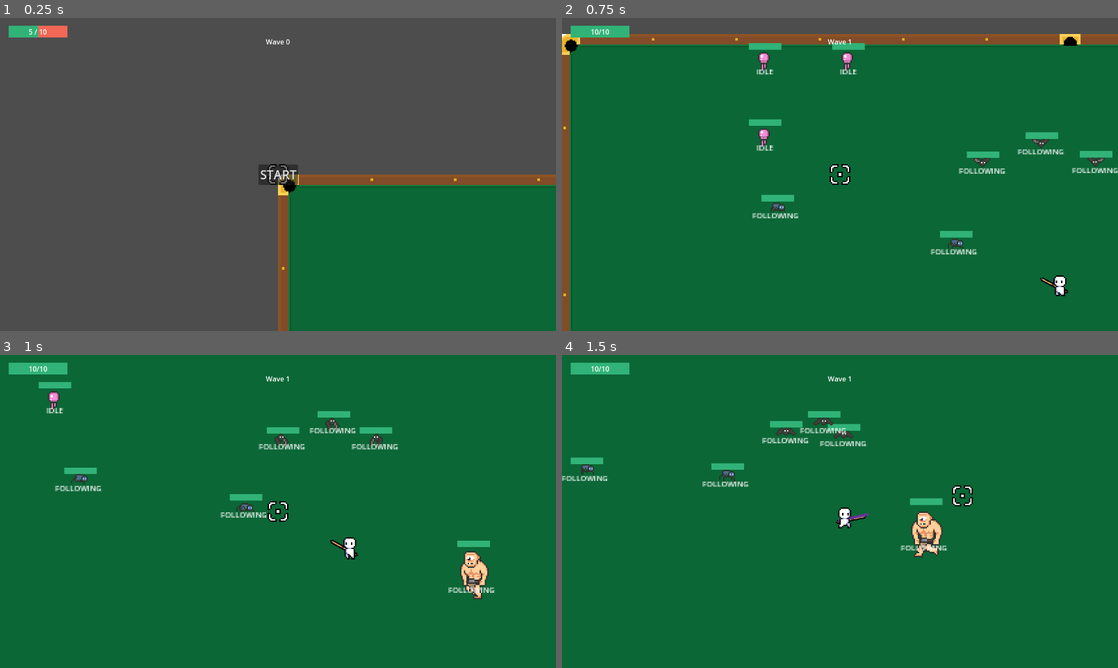
Above: before the commit, frames 1-4 (two rows, left to right).
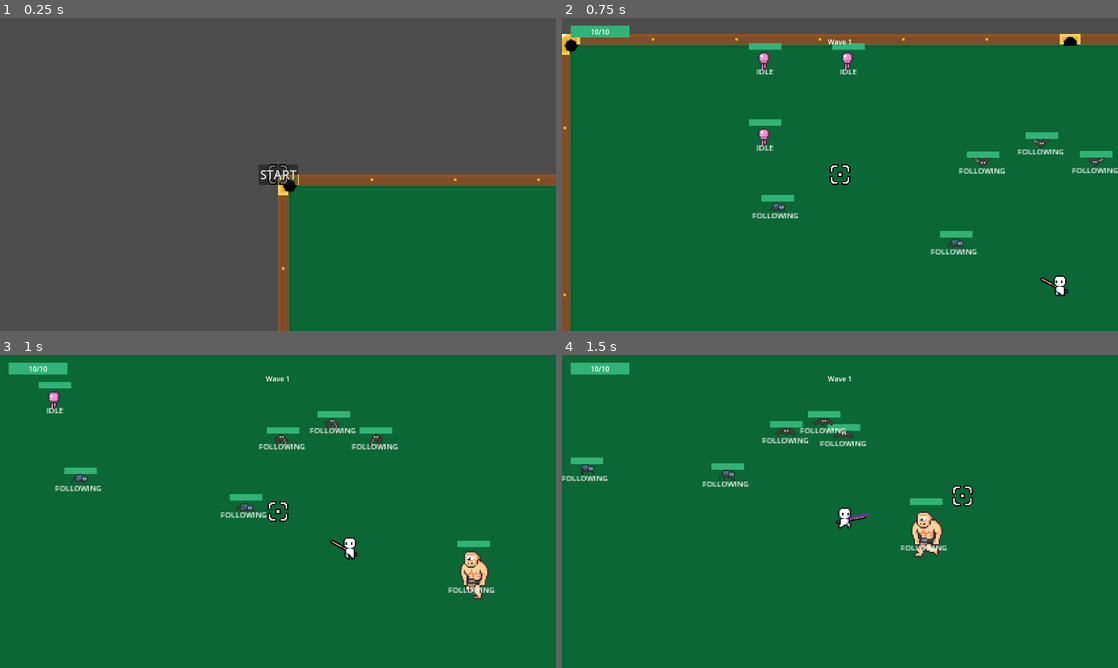
Above: after the commit, the same moments.

Repository: jelmersnippe/punching-game
Game: Godot game, scene res://tile_map_test.tscn
Same seed, same stepped clock (60 frames per second), same inputs: the game is played once before the commit and once after it.
Inputs (mouse positions are in pixels of both pictures, inside the frame that each line leads up to):
- Up to frame 1 (0.25 s): no input
- Up to frame 2 (0.75 s): click "START" at 0.5 s
- Up to frame 3 (1 s): no input
- Up to frame 4 (1.5 s): tap Enter at 1.25 s; move the mouse to (962, 495) at 1.27 s; press the mouse at (962, 495) at 1.28 s; hold D (move_right) from 1.28 s (still down)

The runs differ from the first frame. In frame 1, 0.4% of the frame differs, in the area x 1-53%, y 2-9%; in frame 2, nothing differs; in frame 3, nothing differs; in frame 4, nothing differs.

Commit message:
Toggle gameplay UI elements out of game

Diff:
--- a/game_manager.gd
+++ b/game_manager.gd
@@ -67,7 +67,6 @@
 
 var player: Player
 func _on_ui_start_game_requested():
-	wave_index = 0
 	for child in spawn_container.get_children():
 		child.queue_free()
 	remaining_enemies = 0
@@ -79,6 +78,7 @@
 	player_spawned.emit(player)
 
 	wave_changed.connect(func(x): player.health_component.take_damage(-player.health_component.max_health))
+	wave_index = 0
 
 	_spawn_enemies()
 
--- a/ui.gd
+++ b/ui.gd
@@ -7,6 +7,8 @@
 	_disabled_screenflash()
 	$StartButton.show()
 	$GameOverLabel.hide()
+	$Healthbar.hide()
+	$WaveLabel.hide()
 
 func set_wave(wave: int):
 	$WaveLabel.text = "Wave " + str(wave)
@@ -32,10 +34,13 @@
 
 func _on_start_button_pressed():
 	start_game_requested.emit()
+	$WaveLabel.show()
 	$StartButton.hide()
 	$GameOverLabel.hide()
+	$Healthbar.show()
 
 func show_game_over():
 	$GameOverLabel.show()
 	$StartButton.text = "Restart"
 	$StartButton.show()
+	$Healthbar.hide()
